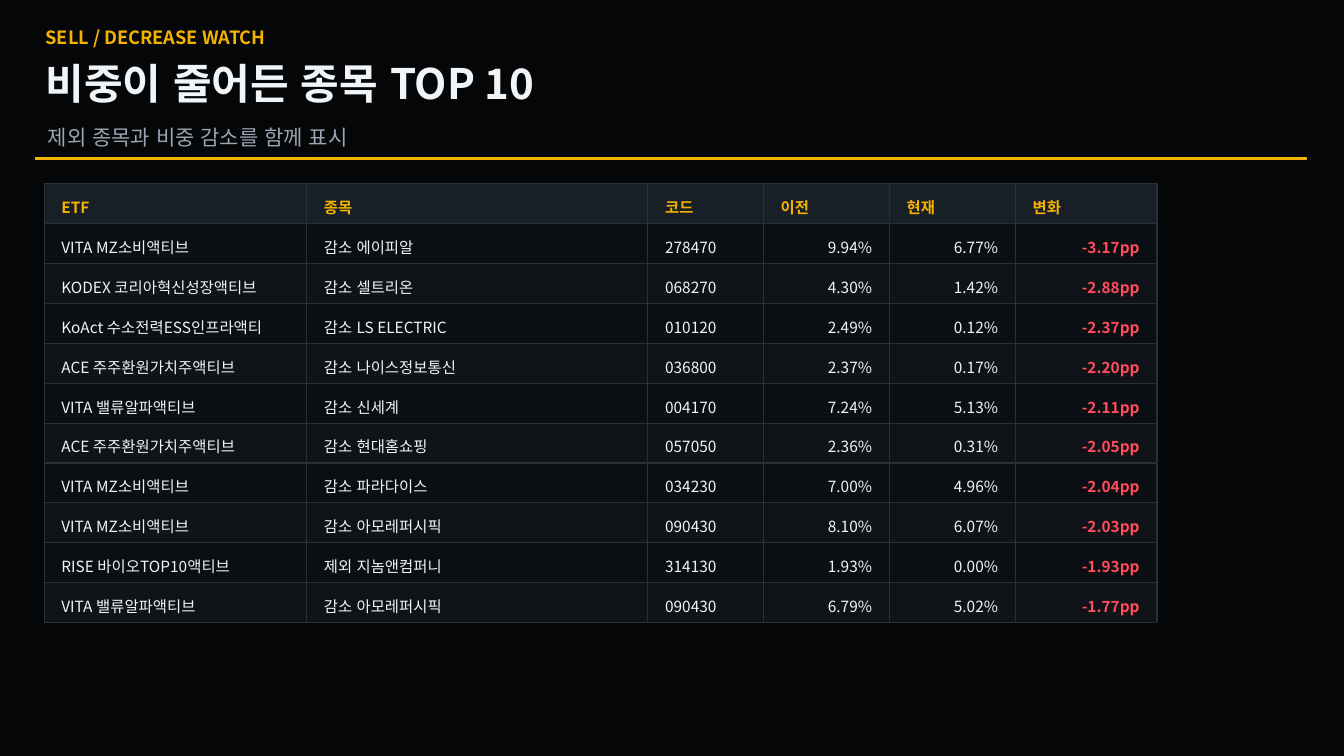
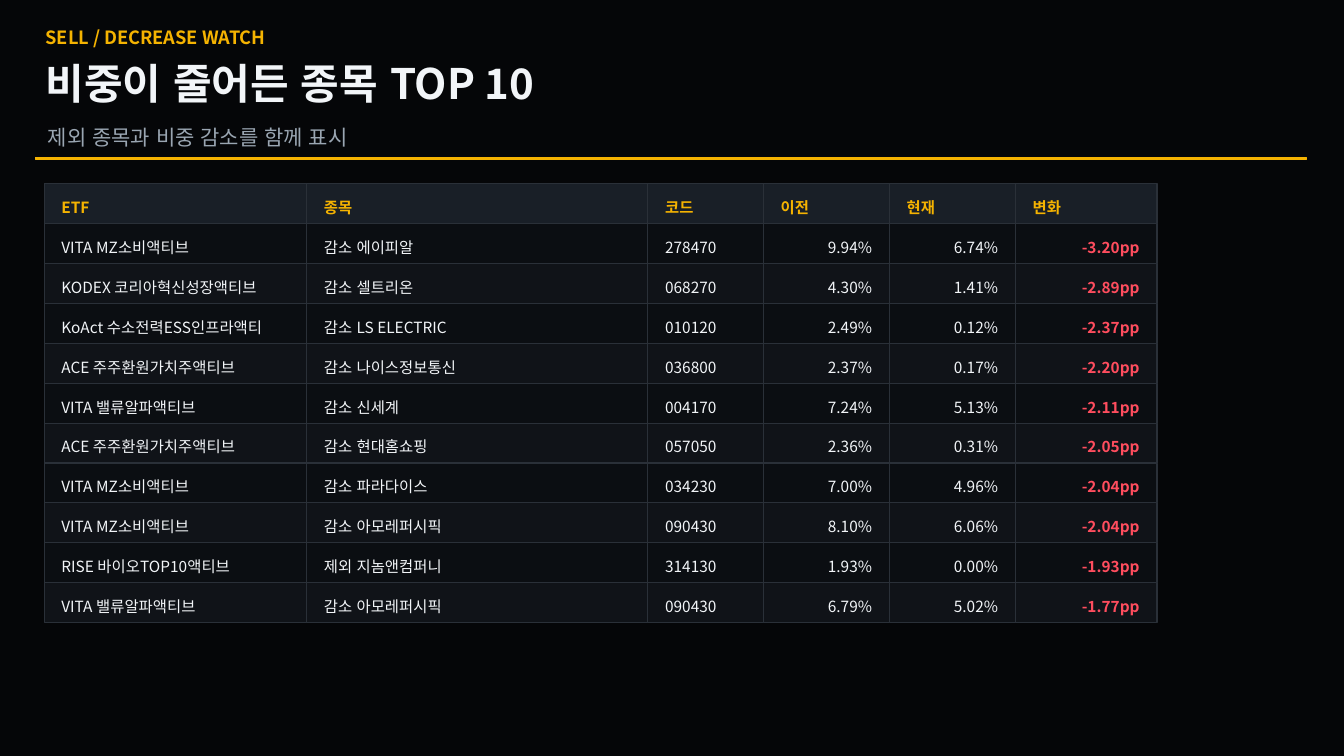
Before and after one commit to se2in/ETF_KRX, a slide deck: slide 4 of docs/latest_changes.pptx. Drawn at 1344x756 pixels with LibreOffice and Linux fonts; fonts in the diff are those of the drawing. Boxes give left, top, right and bottom in pixels: in the first picture for what was removed or moved away, otherwise in the second. Text is boxed around its words. In the diff, an @@ line names an element or a change of style, - is before the commit and + after.

```diff
--- a/docs/latest_changes.pptx
+++ b/docs/latest_changes.pptx
@@ text at [954,241,998,253]: text changed @@
-6.77%
+6.74%
@@ text at [1082,241,1140,257]: text changed @@
--3.17pp
+-3.20pp
@@ text at [954,281,998,293]: text changed @@
-1.42%
+1.41%
@@ text at [1082,281,1140,297]: text changed @@
--2.88pp
+-2.89pp
@@ text at [954,520,998,532]: text changed @@
-6.07%
+6.06%
@@ text at [1082,520,1140,536]: text changed @@
--2.03pp
+-2.04pp
```
Also in this commit, not shown: 4 other slides changed, 1 other file.
